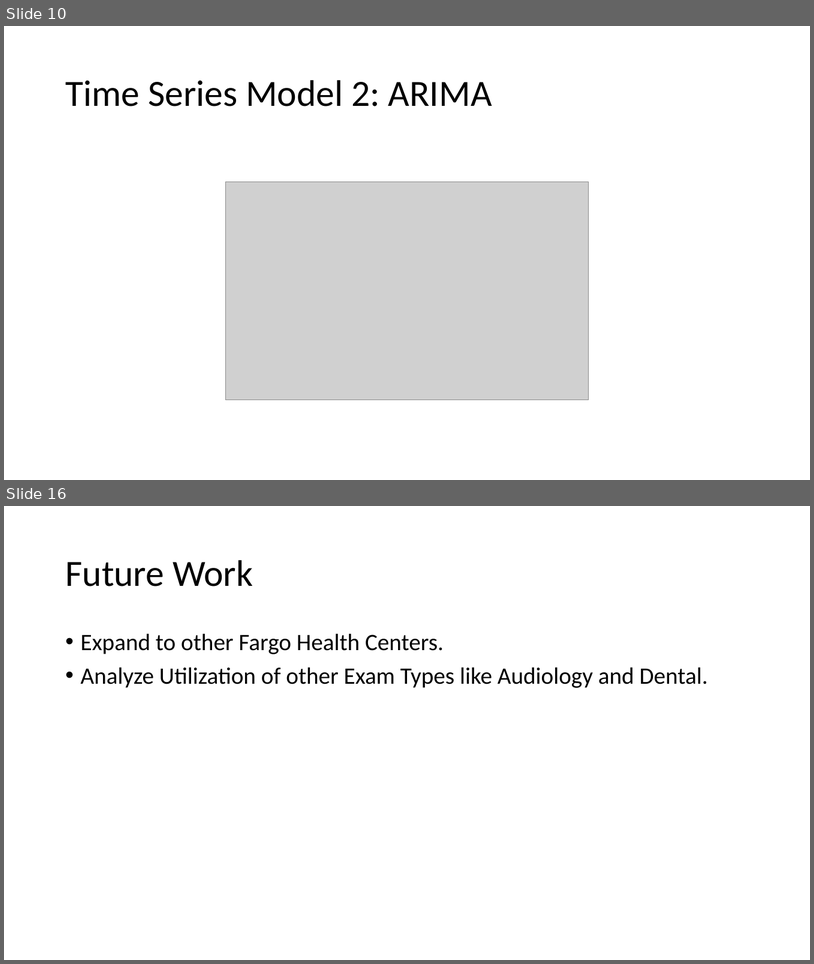
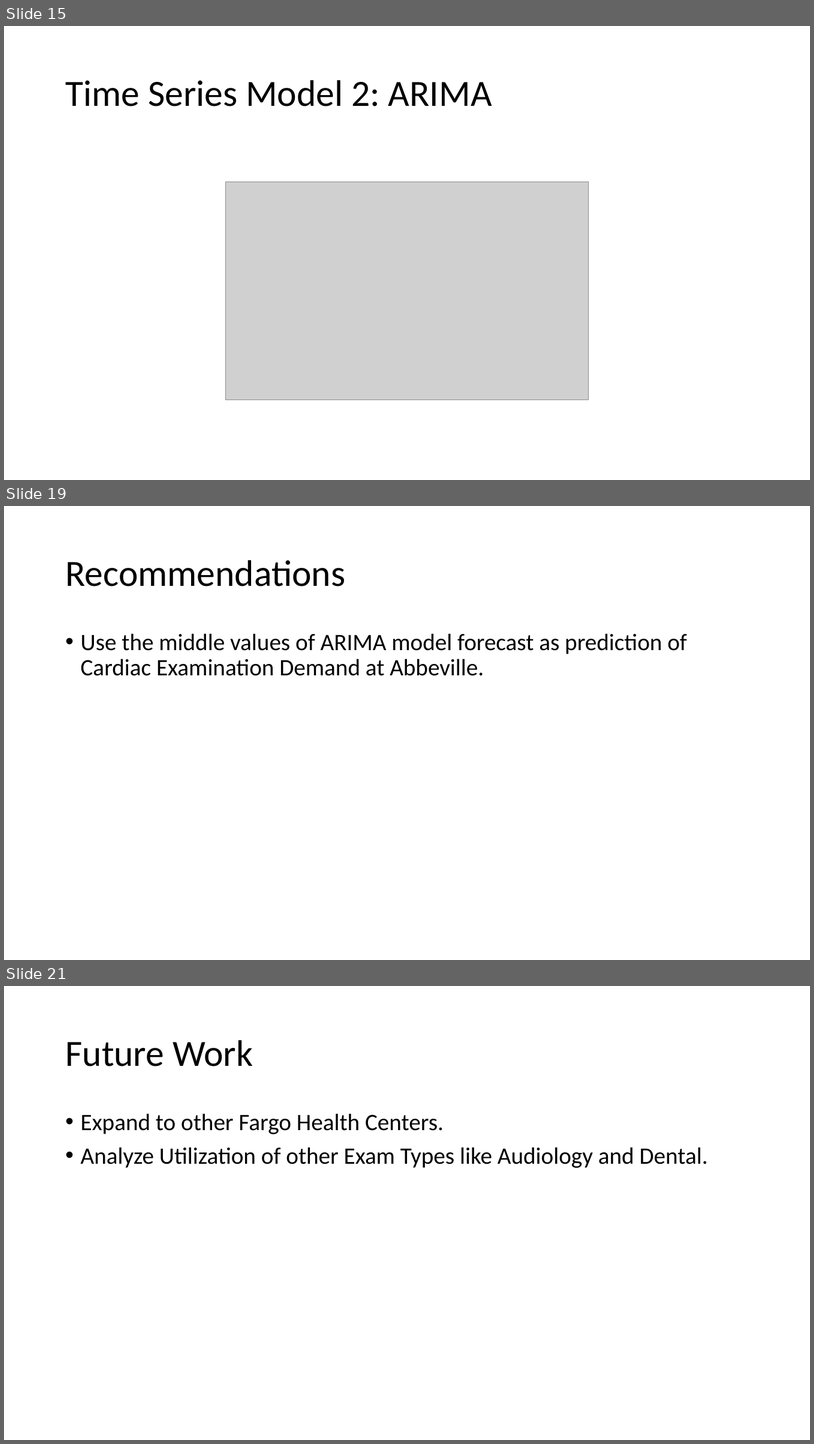
Before and after one commit to mattheweallen/ds700, a slide deck: final/DS700FinalPresentation.pptx. Shown one above the other, each under a label of ours: slides 10 and 16 before the commit, slides 15, 19 and 21 after it; the slides between them are not shown. The pictures are 814x964 and 814x1444 pixels, drawn with LibreOffice and Linux fonts; fonts in the diff are those of the drawing; grey boxes stand for pictures. Boxes give left, top, right and bottom in pixels: in the first picture for what was removed or moved away, otherwise in the second. Text is boxed around its words. In the diff, an @@ line names an element or a change of style, - is before the commit and + after.

```diff
--- a/final/DS700FinalPresentation.pptx
+++ b/final/DS700FinalPresentation.pptx
@@ slide 19 added at [4,506,810,960], background #FFFFFF @@
@@ title added at [65,560,345,586], 44 pt, text #000000 @@
+Recommendations
@@ text added at [81,633,687,676], 28 pt, text #000000 @@
+• Use the middle values of ARIMA model forecast as prediction of Cardiac Examination Demand at Abbeville.
@@ what was slide 10 is now slide 15 @@
@@ what was slide 16 is now slide 21 @@
```
Also in this commit, not shown: 8 slides changed, 7 other slides added, 3 slides removed.
